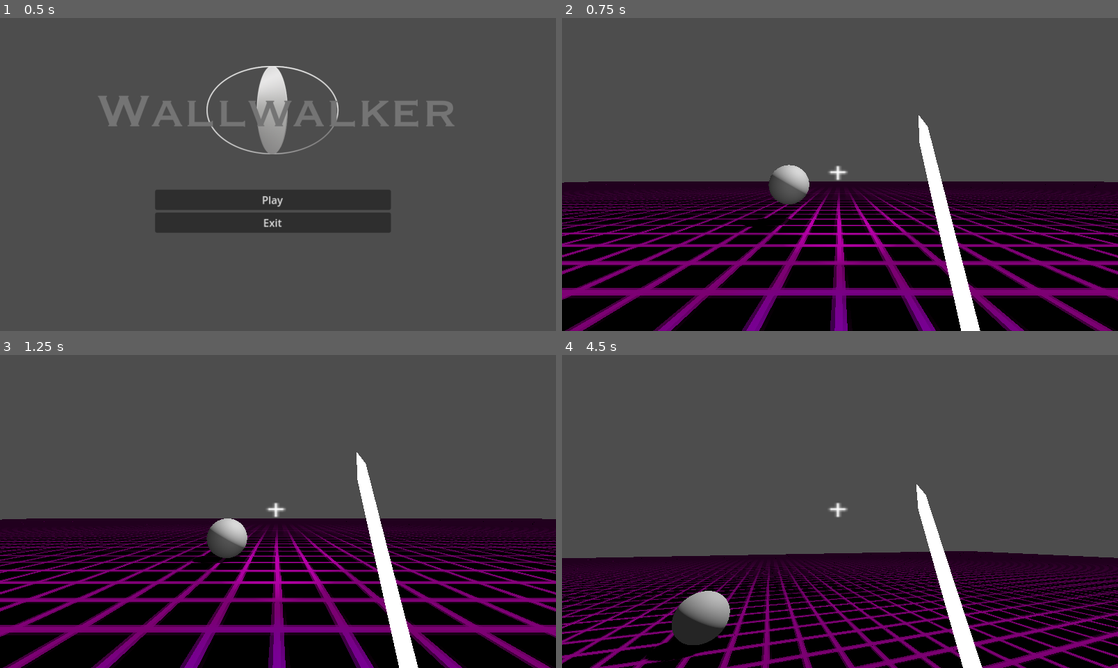
Above: before the commit, frames 1-4 (two rows, left to right).
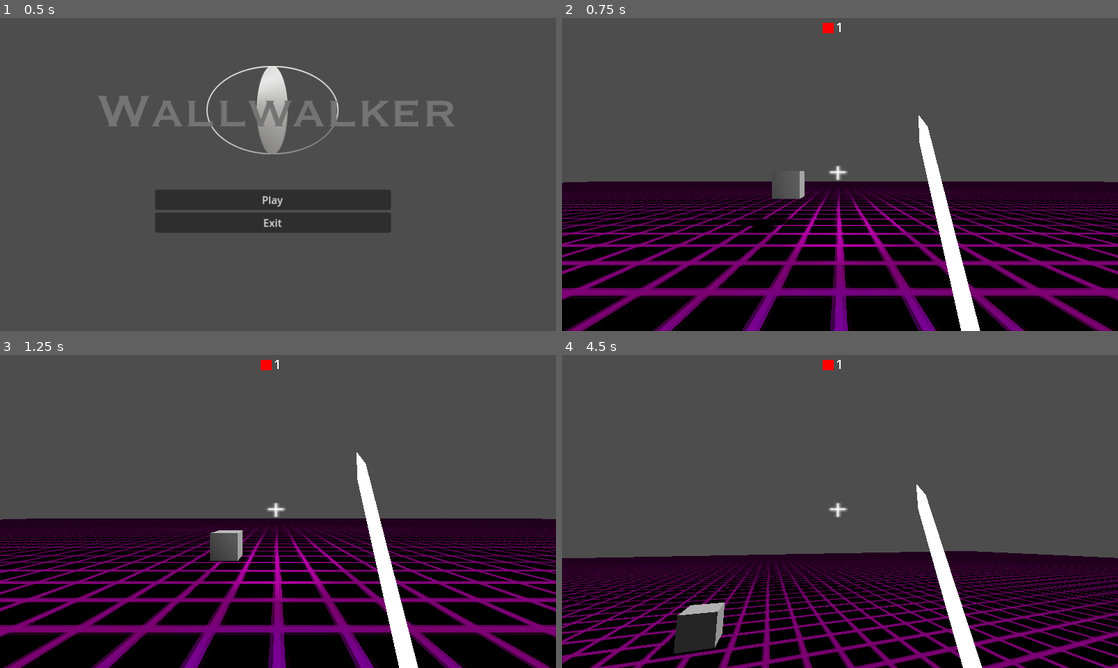
Above: after the commit, the same moments.

Repository: HanSolo626/Wallwalker
Game: Godot game, scene res://scenes/main_menu.tscn
Two runs of this game, one before a commit and one after it. Both use one fixed random seed, a clock stepped at 60 frames per second and the inputs below.
Inputs (mouse positions are in pixels of both pictures, inside the frame that each line leads up to):
- Up to frame 1 (0.5 s): no input
- Up to frame 2 (0.75 s): click "Play" at 0.5 s
- Up to frame 3 (1.25 s): no input
- Up to frame 4 (4.5 s): tap Enter (ui_accept) at 1.25, 3.5 s; move the mouse to (867, 511) at 1.27 s; hold Up (ui_up) from 1.28 s (still down); right-click (867, 511) at 1.35 s; tap Space (jump) at 1.52, 2.27, 3.77 s; tap T (test) at 1.55, 2.1, 3.8 s; move the mouse to (812, 511) at 2.02 s; tap Tab (tab, bound only after the commit) at 2.3, 2.85 s; move the mouse to (851, 505) at 2.77 s; right-click (851, 505) at 3.05 s; move the mouse to (834, 517) at 3.52 s; tap L (flashlight) at 3.6 s; move the mouse to (878, 514) at 4.27 s; right-click (878, 514) at 4.35 s

Frame 1 is identical in both runs. In frame 2, 0.5% of the frame differs, in the area x 31-51%, y 1-67%; in frame 3, 0.6%; in frame 4, 1.2%, in the area x 14-51%, y 1-98%.

Commit message:
added ability to bind objects

Diff:
--- a/project.godot
+++ b/project.godot
@@ -90,6 +90,11 @@
 "events": [Object(InputEventKey,"resource_local_to_scene":false,"resource_name":"","device":-1,"window_id":0,"alt_press …(181 unchanged characters)…
 ]
 }
+tab={
+"deadzone": 0.5,
+"events": [Object(InputEventKey,"resource_local_to_scene":false,"resource_name":"","device":-1,"window_id":0,"alt_pressed":false,"shift_pressed":false,"ctrl_pressed":false,"meta_pressed":false,"pressed":false,"keycode":0,"physical_keycode":4194306,"key_label":0,"unicode":0,"echo":false,"script":null)
+]
+}
 
 [layer_names]
 
--- a/scenes/lashable_object.tscn
+++ b/scenes/lashable_object.tscn
@@ -1,21 +1,28 @@
-[gd_scene load_steps=4 format=3 uid="uid://dfllykgtovd4s"]
+[gd_scene load_steps=5 format=3 uid="uid://dfllykgtovd4s"]
 
 [ext_resource type="Script" path="res://scripts/lashable_object.gd" id="1_hftsd"]
 
-[sub_resource type="SphereShape3D" id="SphereShape3D_vbpkc"]
-radius = 1.5
+[sub_resource type="BoxShape3D" id="BoxShape3D_te0mm"]
+size = Vector3(2, 2, 2)
 
-[sub_resource type="SphereMesh" id="SphereMesh_1w71s"]
-radius = 1.5
-height = 3.0
+[sub_resource type="BoxMesh" id="BoxMesh_s81sc"]
+size = Vector3(2, 2, 2)
 
-[node name="LashableObject" type="CharacterBody3D"]
+[sub_resource type="BoxMesh" id="BoxMesh_camcd"]
+size = Vector3(4.42, 1, 1)
+
+[node name="LashableObject" type="RigidBody3D"]
 collision_layer = 8
 collision_mask = 15
 script = ExtResource("1_hftsd")
 
 [node name="Collision" type="CollisionShape3D" parent="."]
-shape = SubResource("SphereShape3D_vbpkc")
+shape = SubResource("BoxShape3D_te0mm")
 
 [node name="Body" type="MeshInstance3D" parent="."]
-mesh = SubResource("SphereMesh_1w71s")
+mesh = SubResource("BoxMesh_s81sc")
+skeleton = NodePath("")
+
+[node name="MeshInstance3D" type="MeshInstance3D" parent="."]
+visible = false
+mesh = SubResource("BoxMesh_camcd")
--- a/scenes/player.tscn
+++ b/scenes/player.tscn
@@ -31,7 +31,7 @@
 [node name="RayCast3D" type="RayCast3D" parent="Camera3D"]
 transform = Transform3D(1, 0, 0, 0, 1, 0, 0, 0, 999, 0, 0, -0.110323)
 target_position = Vector3(0, 0, -10)
-collision_mask = 3
+collision_mask = 11
 
 [node name="SpotLight3D" type="SpotLight3D" parent="Camera3D"]
 light_energy = 6.0
--- a/scenes/world.tscn
+++ b/scenes/world.tscn
@@ -1,5 +1,6 @@
-[gd_scene load_steps=15 format=3 uid="uid://d0udkcrdxrxmj"]
-
+[gd_scene load_steps=17 format=3 uid="uid://d0udkcrdxrxmj"]
+
+[ext_resource type="Script" path="res://scripts/UserInterface.gd" id="2_2avkq"]
 [ext_resource type="PackedScene" uid="uid://die75m3up6sa4" path="res://scenes/player.tscn" id="2_84cls"]
 [ext_resource type="MeshLibrary" uid="uid://by7wgwg3b1ijh" path="res://resources/MeshLibraries/sci_fi.tres" id="2_vx3nt"]
 [ext_resource type="Script" path="res://scripts/DungeonGridMap.gd" id="3_dskgd"]
@@ -22,6 +23,9 @@
 sky = SubResource("Sky_x4s61")
 volumetric_fog_density = 0.059
 
+[sub_resource type="Theme" id="Theme_f5cei"]
+default_font_size = 60
+
 [sub_resource type="Theme" id="Theme_gehr2"]
 default_font_size = 18
 
@@ -46,8 +50,33 @@
 [node name="UserInterface" type="Control" parent="."]
 layout_mode = 3
 anchors_preset = 0
-offset_right = 40.0
-offset_bottom = 40.0
+offset_right = 2560.0
+offset_bottom = 1440.0
+script = ExtResource("2_2avkq")
+
+[node name="LashingNum" type="Label" parent="UserInterface"]
+layout_mode = 1
+anchors_preset = 5
+anchor_left = 0.5
+anchor_right = 0.5
+offset_left = -20.0
+offset_right = 20.0
+offset_bottom = 23.0
+grow_horizontal = 2
+theme = SubResource("Theme_f5cei")
+text = "1"
+
+[node name="BindingLashIndicator" type="ColorRect" parent="UserInterface"]
+layout_mode = 1
+anchors_preset = 5
+anchor_left = 0.5
+anchor_right = 0.5
+offset_left = -80.0
+offset_top = 21.0
+offset_right = -30.0
+offset_bottom = 71.0
+grow_horizontal = 2
+color = Color(1, 0, 0, 1)
 
 [node name="Pointer" type="Label" parent="."]
 anchors_preset = 8
--- /dev/null
+++ b/scripts/UserInterface.gd
@@ -0,0 +1,14 @@
+extends Control
+
+@onready var lashing_num = $LashingNum
+@onready var binding_lash_indicator = $BindingLashIndicator
+
+
+func set_lashing_num(num: int):
+	lashing_num.text = str(num)
+
+func set_binding_indicator(on: bool):
+	if on:
+		binding_lash_indicator.color = Color(0, 255, 0)
+	else:
+		binding_lash_indicator.color = Color(255, 0, 0)
--- a/scripts/lashable_object.gd
+++ b/scripts/lashable_object.gd
@@ -1,16 +1,42 @@
-extends CharacterBody3D
+extends RigidBody3D
 
-@onready var body = $Body
 
-# Get the gravity from the project settings to be synced with RigidBody nodes.
+var speed: float = 0.1
+var target = Vector3(0, 0, 0)
+var target_dir
+var attraction_force_speed = 50
+var time_delta: float
+
 var gravity = ProjectSettings.get_setting("physics/3d/default_gravity")
 
+var being_lashed = false
+
+func look_follow(state: PhysicsDirectBodyState3D, current_transform: Transform3D, target_position: Vector3) -> void:
+	var forward_local_axis = Vector3(1, 0, 0)
+	var forward_dir = (current_transform.basis * forward_local_axis).normalized()
+	target_dir = (target_position - current_transform.origin).normalized()
+	#target = target_dir
+	var local_speed = clampf(speed, 0, acos(forward_dir.dot(target_dir)))
+	#if forward_dir.dot(target_dir) > 1e-4:
+	#	state.angular_velocity = local_speed * forward_dir.cross(target_dir) / state.step
+
+func set_target(new_target: Vector3):
+	target = new_target
+	being_lashed = true
+	print(target)
+
+func _integrate_forces(state):
+	look_follow(state, global_transform, target)
+	# normal gravity
+
+	#if not being_lashed:
+	#	linear_velocity.y -= gravity * time_delta
 
 func _physics_process(delta):
-	# Add the gravity.
-	if not is_on_floor():
-		velocity.y -= gravity * delta
-
-
-
-	move_and_slide()
+	time_delta = delta
+	if being_lashed:
+		print(target)
+		apply_force((target_dir * attraction_force_speed).normalized())
+		gravity_scale = 0
+	else:
+		gravity_scale = 1
--- a/scripts/player.gd
+++ b/scripts/player.gd
@@ -1,5 +1,12 @@
 extends CharacterBody3D
 
+
+# 1: Personal Gravity
+# 2: Bind objects
+var lashing_mode = 1
+
+var max_lashing_mode_num = 2
+var object_to_bind
 
 const WALKING_SPEED = 8.0
 const SPRINT_SPEED = 15.0
@@ -85,6 +92,7 @@
 @onready var stick = $stick
 @onready var gridmap = $"../DungeonGridMap"
 @onready var flashlight = $Camera3D/SpotLight3D
+@onready var user_interface = $"../UserInterface"
 
 
 func set_top_level(t):
@@ -359,8 +367,24 @@
 	# handle mouse clicks
 	if not frozen and Input.is_action_just_pressed("lash"):
 		if ray_cast_3d.is_colliding():
-			if ray_cast_3d.get_collider().has_method("is_block") and is_rotating() == false:
+
+			if lashing_mode == 1 and ray_cast_3d.get_collider().has_method("is_block") and is_rotating() == false:
 				change_gravity(ray_cast_3d)
+			elif lashing_mode == 2:
+				print(ray_cast_3d.get_collider())
+				if object_to_bind == ray_cast_3d.get_collider():
+					object_to_bind = null
+					user_interface.set_binding_indicator(false)
+				elif object_to_bind == null and ray_cast_3d.get_collider().has_method("set_target"):
+					object_to_bind = ray_cast_3d.get_collider()
+					user_interface.set_binding_indicator(true)
+				else:
+					print("test")
+					object_to_bind.set_target(ray_cast_3d.get_collision_point())
+					object_to_bind = null
+					user_interface.set_binding_indicator(false)
+
+
 	if not frozen and Input.is_action_just_released("lash"):
 		rotation_trigger = true
 
@@ -373,6 +397,12 @@
 			flashlight.visible = true
 			light_on = true
 
+	# handle tab
+	if not frozen and Input.is_action_just_pressed("tab"):
+		lashing_mode += 1
+		if lashing_mode > max_lashing_mode_num:
+			lashing_mode = 1
+		user_interface.set_lashing_num(lashing_mode)
 
 
 	update_rotation()
Not shown: 8 places in resources/MeshLibraries/sci_fi.tres that only renumber resources
Not shown: 1 places in scenes/player.tscn that only renumber resources
